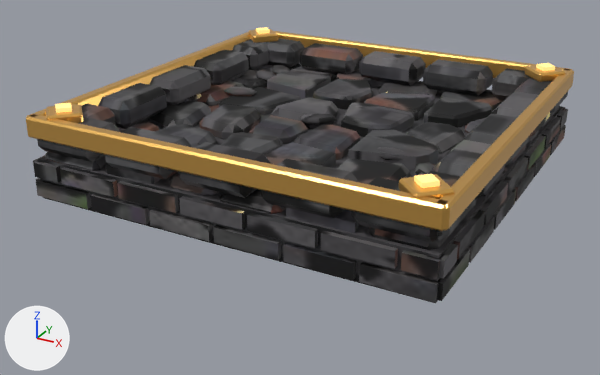
One commit to the glTF model assets/noir/plates/plate_3_neutral.glb: the scene before it, then after it.
Camera for both pictures: a camera (50 mm lens) standing at (1.82, -3.54, 1.63) and looking at (-0.06, -0.13, -0.08). The lights are fixed; the arrows at lower left show +X, +Y and +Z. The older version comes first. Vertices at exactly the same position are counted once.

Objects in the first picture: 'plate_3_neutral'.
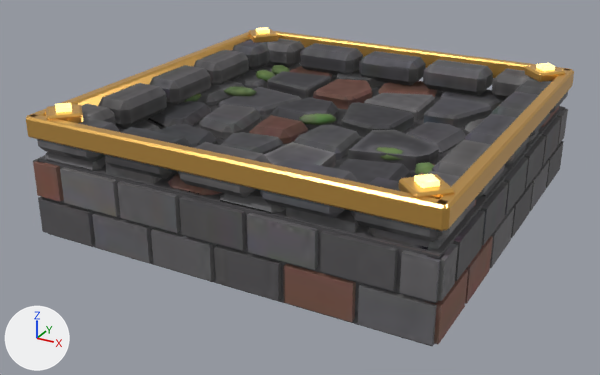
The newer file is also turned or shifted as a whole; pictures and numbers use the older file's frame.

Changed parts and their boxes [x1, y1, x2, y2] in the pictures (600 x 375 px; the box of a moved part takes in the faces that stretch with it):
'plate_3_neutral', reshaped (16% taller): before [26, 27, 574, 303]; after [26, 27, 574, 346]
part 1 of me_plate_3_neutral, moved or reshaped: before [36, 180, 91, 209]; after [38, 198, 95, 246]
part 2 of me_plate_3_neutral, moved or reshaped: before [90, 194, 149, 224]; after [92, 213, 153, 263]
part 3 of me_plate_3_neutral, moved or reshaped: before [149, 209, 213, 241]; after [151, 228, 214, 281]
part 4 of me_plate_3_neutral, moved or reshaped: before [213, 225, 281, 260]; after [214, 245, 282, 301]
part 5 of me_plate_3_neutral, moved or reshaped: before [283, 243, 356, 280]; after [283, 264, 356, 322]
part 6 of me_plate_3_neutral, moved or reshaped: before [359, 262, 442, 302]; after [358, 284, 440, 346]
part 7 of me_plate_3_neutral, moved or reshaped: before [426, 248, 470, 301]; after [425, 270, 468, 345]
part 8 of me_plate_3_neutral, moved or reshaped: before [468, 216, 495, 263]; after [465, 236, 493, 304]
part 9 of me_plate_3_neutral, moved or reshaped: before [493, 189, 516, 230]; after [490, 208, 514, 268]
part 10 of me_plate_3_neutral, moved or reshaped: before [514, 165, 535, 201]; after [511, 183, 533, 238]
part 11 of me_plate_3_neutral, moved or reshaped: before [533, 144, 551, 177]; after [529, 161, 549, 212]
part 12 of me_plate_3_neutral, moved or reshaped: before [549, 125, 566, 155]; after [546, 141, 564, 188]
part 13 of me_plate_3_neutral, moved or reshaped: before [26, 27, 574, 303]; after [26, 27, 574, 346]
part 14 of me_plate_3_neutral, surface changed: before [33, 38, 568, 303]; after [33, 38, 568, 346]

Diff of the bpy script that builds the scene:
```diff
--- a/assets/noir/plates/plate_3_neutral.glb.py
+++ b/assets/noir/plates/plate_3_neutral.glb.py
@@ me_plate_3_neutral @@
-me_plate_3_neutral.from_pydata(...)  # 2397 vertices, 4298 faces; spans x -1.01..1.01, y -1.01..1.01, z -0.1..0.34
+me_plate_3_neutral.from_pydata(...)  # 2397 vertices, 4298 faces; spans x -1.01..1.01, y -1.01..1.01, z -0.29..0.34
+# me_plate_3_neutral part 1: the loose piece of 8 vertices spanning x -0.99..-0.68, y -1.0..-0.94, z -0.08..-0.01 is scaled about its middle by (1, 1, 2.3), then moved by (0.0, 0.0, -0.14)
+# me_plate_3_neutral part 2: the loose piece of 8 vertices spanning x -0.65..-0.35, y -1.0..-0.94, z -0.08..-0.01 is scaled about its middle by (1, 1, 2.3), then moved by (0.0, 0.0, -0.14)
+# me_plate_3_neutral part 3: the loose piece of 8 vertices spanning x -0.32..-0.01, y -1.0..-0.94, z -0.08..-0.01 is scaled about its middle by (1, 1, 2.3), then moved by (0.0, 0.0, -0.14)
+# me_plate_3_neutral part 4: the loose piece of 8 vertices spanning x 0.01..0.32, y -1.0..-0.94, z -0.08..-0.01 is scaled about its middle by (1, 1, 2.3), then moved by (0.0, 0.0, -0.14)
+# me_plate_3_neutral part 5: the loose piece of 8 vertices spanning x 0.35..0.65, y -1.0..-0.94, z -0.08..-0.01 is scaled about its middle by (1, 1, 2.3), then moved by (0.0, 0.0, -0.14)
+# me_plate_3_neutral part 6: the loose piece of 8 vertices spanning x 0.68..0.99, y -1.0..-0.94, z -0.08..-0.01 is scaled about its middle by (1, 1, 2.3), then moved by (0.0, 0.0, -0.14)
+# me_plate_3_neutral part 7: the loose piece of 8 vertices spanning x 0.94..1.0, y -0.99..-0.68, z -0.08..-0.01 is scaled about its middle by (1, 1, 2.3), then moved by (0.0, 0.0, -0.14)
+# me_plate_3_neutral part 8: the loose piece of 8 vertices spanning x 0.94..1.0, y -0.65..-0.35, z -0.08..-0.01 is scaled about its middle by (1, 1, 2.3), then moved by (0.0, 0.0, -0.14)
+# me_plate_3_neutral part 9: the loose piece of 8 vertices spanning x 0.94..1.0, y -0.32..-0.01, z -0.08..-0.01 is scaled about its middle by (1, 1, 2.3), then moved by (0.0, 0.0, -0.14)
+# me_plate_3_neutral part 10: the loose piece of 8 vertices spanning x 0.94..1.0, y 0.01..0.32, z -0.08..-0.01 is scaled about its middle by (1, 1, 2.3), then moved by (0.0, 0.0, -0.14)
+# me_plate_3_neutral part 11: the loose piece of 8 vertices spanning x 0.94..1.0, y 0.35..0.65, z -0.08..-0.01 is scaled about its middle by (1, 1, 2.3), then moved by (0.0, 0.0, -0.14)
+# me_plate_3_neutral part 12: the loose piece of 8 vertices spanning x 0.94..1.0, y 0.68..0.99, z -0.08..-0.01 is scaled about its middle by (1, 1, 2.3), then moved by (0.0, 0.0, -0.14)
+# me_plate_3_neutral part 13: 483 of 2397 vertices moved; they spanned x -1.01..1.01, y -1.01..1.01, z -0.1..0.34 and now span x -1.01..1.01, y -1.01..1.01, z -0.29..0.34; mean shift (0.0, 0.0, -0.02); largest move (1.0, 0.96, 0.22) -> (-1.0, -1.0, 0.3)
+# me_plate_3_neutral part 14: 3643 kept faces spanning x -1.0..1.01, y -1.0..1.01, z -0.29..0.34 get new texture (UV) coordinates
+# other edits to the shape of me_plate_3_neutral do not show in these pictures
 me_plate_3_neutral.materials.append(mat_plate_3_neutral_paint)
 me_plate_3_neutral.materials.append(mat_gold)
-me_plate_3_neutral.materials.append(mat_glow_neutral)  # beige #ffd481, glowing beige #edc578
```
